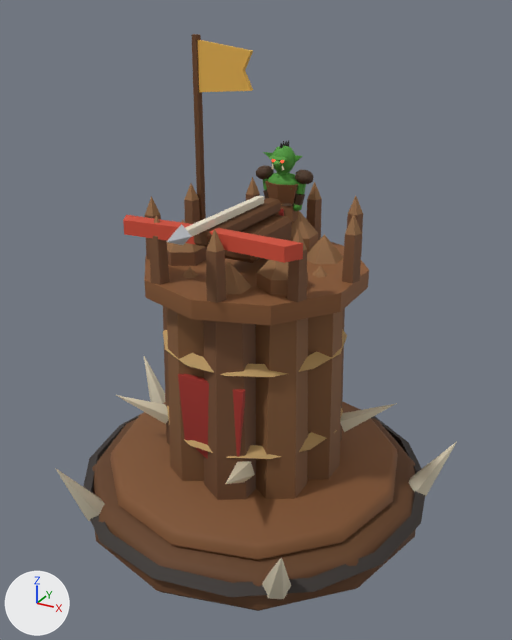
One commit to the glTF model assets/3d/tours/horde-6.glb: the scene before it, then after it.
Rendered twice from a camera (50 mm lens) standing at (0.717, -1.296, 1.112) and looking at (0.008, -0.008, 0.467). Arrows for +X, +Y and +Z are at lower left; the lights stay in place. The picture after the commit comes second. Where no turn or scale is listed for an object, it has been applied to the vertices. Vertices at exactly the same position are counted once.

Names of what the first picture shows: 'Buste_peint', 'Tourelle_peint', 'horde_6_peint' and 3 more.
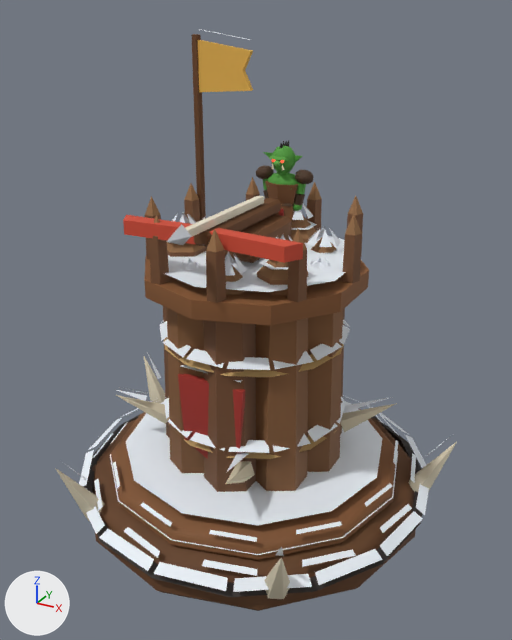
The change, as a diff of the scene's bpy script:
```diff
--- a/assets/3d/tours/horde-6.glb.py
+++ b/assets/3d/tours/horde-6.glb.py
@@ me_cercle @@
 # used by ob_horde_6_peint; location = (0.0, 0.0, 0.055)
-me_cercle.from_pydata(...)  # 569 vertices, 1128 faces; spans x -0.451..0.455, y -0.426..0.477, z -0.055..1.005
+me_cercle.from_pydata(...)  # 1140 vertices, 1403 faces; spans x -0.451..0.455, y -0.431..0.477, z -0.055..1.016
+# me_cercle part 1: 273 vertices added at x -0.439..0.444, y -0.431..0.467, z 0.02..0.22
+# me_cercle part 2: 234 vertices added at x -0.221..0.221, y -0.232..0.232, z 0.526..0.651
+# me_cercle part 3: 60 vertices added at x -0.218..0.218, y -0.213..0.213, z 0.359..0.407
+# other edits to the shape of me_cercle do not show in these pictures
 me_cercle.materials.append(mat_peint)
```

Where the change shows, as pixel boxes (x1, y1, x2, y2) in the pictures (512 x 640 px):
'horde_6_peint', reshaped
    before: (55, 34, 456, 611)
    after: (55, 29, 456, 611)
part 1 of me_cercle, added
    after: (65, 352, 453, 592)
part 2 of me_cercle, added
    after: (165, 203, 346, 292)
part 3 of me_cercle, added
    after: (160, 320, 350, 382)
